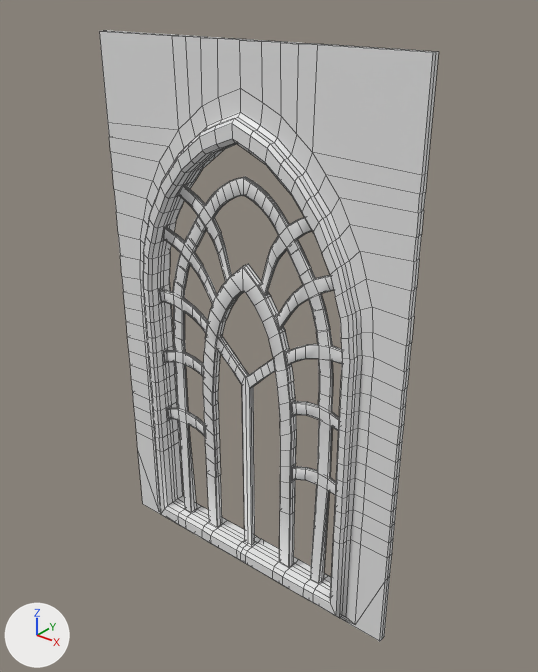
The Blender file Pre-Production/Art_Files/Blender_Files/WideChurchWall.blend: old version first, new version second.
One viewpoint serves both versions: a camera (50 mm lens) standing at (12.24, -14.32, 9.38) and looking at (0.42, 0.47, 0.22). Arrows for +X, +Y and +Z are at lower left; the lights stay in place. Mesh edges are drawn as thin lines. Materials are left out; every surface is plain grey.

In view in the first picture: 'ChurchWideWall'.
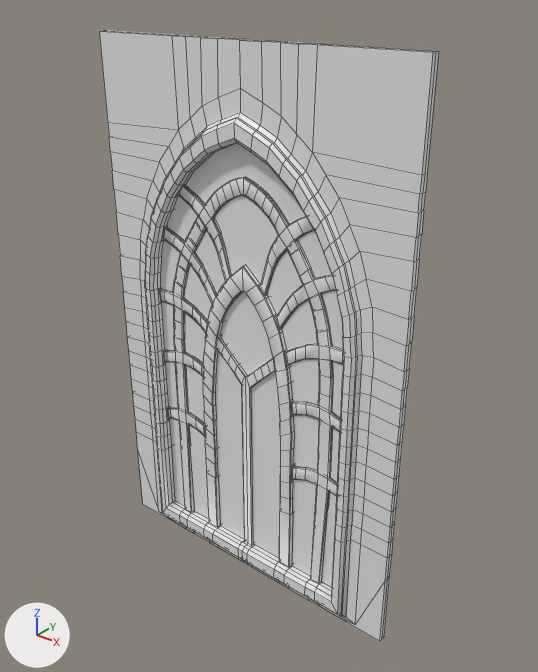
What differs and where, as boxes [x1, y1, x2, y2] in the pictures (538 x 672 px):
'ChurchWideWall', reshaped, modifiers changed: [99, 30, 439, 641] in both
'Plane', shown: after [161, 143, 343, 588]
part 1 of me_scene, built on: before [143, 117, 357, 618]; after [145, 115, 366, 620]

The edits, one by one:
me_scene is used by ob_churchwidewall; location (0.0, 0.0, 0.0); rotation (1.571, 0.0, 0.0), in degrees (90, 0, 0).
me_scene had 813 vertices, 718 faces and spanned x -5.0..0.0, y -8.0..8.0, z 0.0..0.5.
me_scene now has 1589 vertices, 1436 faces and spans x -5.0..5.0, y -8.0..8.0, z 0.0..0.4.
me_scene part 1: 124 vertices moved from x -3.8..0.0, y -7.7..6.3, z 0.4..0.5 to x -3.8..0.0, y -7.7..6.3, z 0.3..0.4; 776 vertices added at x 0.0..5.0, y -8.0..8.0, z 0.0..0.4.
Object 'ChurchWideWall' (ob_churchwidewall) has a MIRROR modifier named 'Mirror'.
Modifier setting removed (it was use_clip = True).
On modifier 'Mirror' of object 'ChurchWideWall' (ob_churchwidewall), use_axis goes from (True, False, True) to (False, False, True).
Object 'Plane' (ob_plane) is now shown.
